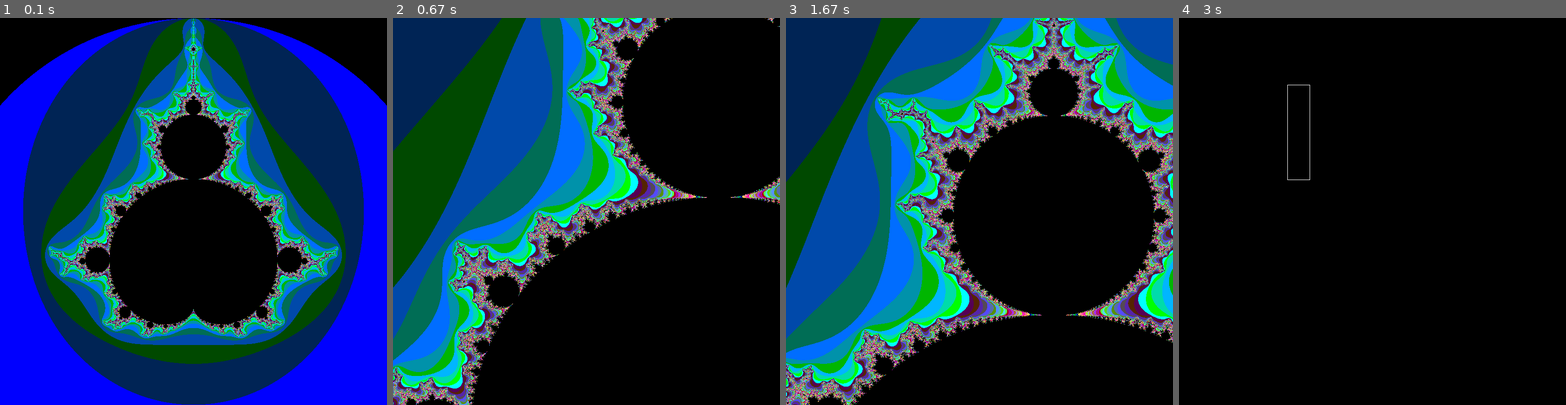
Above: before the commit, frames 1-4 (left to right).
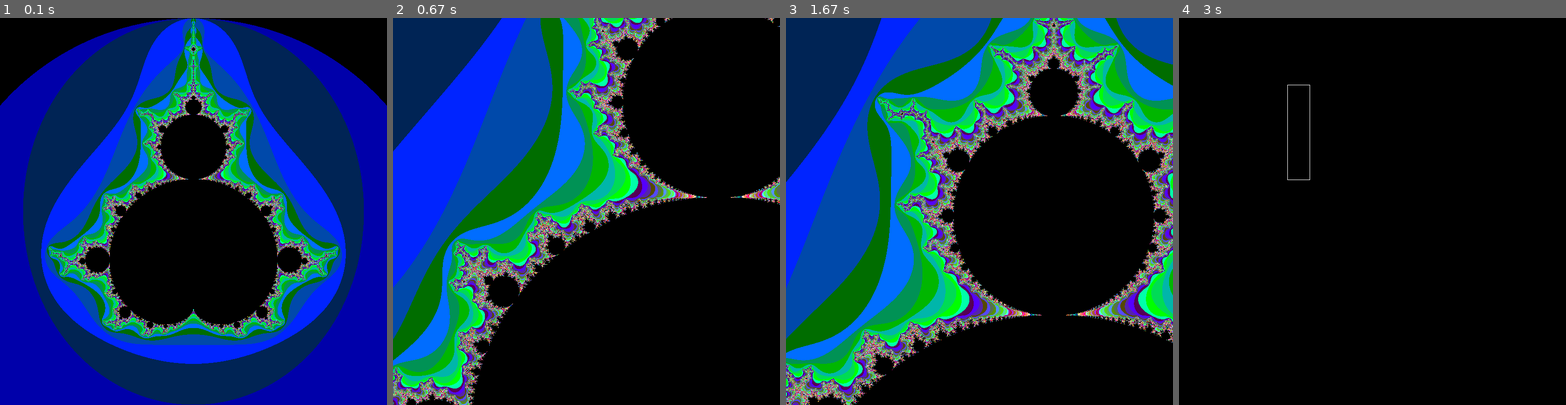
Above: after the commit, the same moments.

Repository: danadrianmirea/python-playground
Game: pygame game, started from mandelbrotViewer.py
Two runs of this game, one before a commit and one after it. Both use one fixed random seed, a clock stepped at 60 frames per second and the inputs below.
Inputs (mouse positions are in pixels of both pictures, inside the frame that each line leads up to):
- Up to frame 1 (0.1 s): no input
- Up to frame 2 (0.67 s): press the mouse at (493, 215) at 0.37 s; move the mouse to (559, 257) at 0.47 s; release the mouse at (625, 296) at 0.6 s
- Up to frame 3 (1.67 s): press the mouse at (886, 215) at 0.7 s; move the mouse to (882, 141) at 0.8 s; release the mouse at (878, 68) at 0.93 s; press the mouse at (886, 215) at 1.1 s; move the mouse to (936, 234) at 1.2 s; move the mouse to (983, 254) at 1.3 s; release the mouse at (983, 254) at 1.33 s; right-click (917, 83) at 1.47 s
- Up to frame 4 (3 s): press the mouse at (1310, 83) at 1.77 s; move the mouse to (1403, 141) at 1.87 s; move the mouse to (1492, 203) at 1.97 s; release the mouse at (1492, 203) at 2 s; press the mouse at (1310, 83) at 2.1 s; move the mouse to (1411, 184) at 2.2 s; move the mouse to (1507, 288) at 2.3 s; release the mouse at (1507, 288) at 2.33 s; press the mouse at (1310, 83) at 2.43 s; move the mouse to (1295, 180) at 2.53 s; move the mouse to (1279, 281) at 2.63 s; release the mouse at (1279, 281) at 2.67 s; press the mouse at (1310, 83) at 2.77 s; move the mouse to (1298, 134) at 2.87 s; move the mouse to (1287, 180) at 2.97 s

The runs differ from the first frame. In frame 1, 41% of the frame differs, in the area x 0-100%, y 0-100%; in frame 2, 23%; in frame 3, 26%; in frame 4, nothing differs.

Commit message:
improve mandelbrot precision

Diff:
--- a/mandelbrotViewer.py
+++ b/mandelbrotViewer.py
@@ -24,13 +24,17 @@
 current_pos = None
 
 def mandelbrot(h, w, x_min, x_max, y_min, y_max, max_iter):
-    x = np.linspace(x_min, x_max, w)
-    y = np.linspace(y_min, y_max, h)
+    # Use float64 for better precision
+    x = np.linspace(x_min, x_max, w, dtype=np.float64)
+    y = np.linspace(y_min, y_max, h, dtype=np.float64)
+
+    # Create complex array with float64 precision
     c = x[:, np.newaxis] + 1j * y
-    z = np.zeros_like(c)
+    z = np.zeros_like(c, dtype=np.complex128)
     mask = np.ones_like(c, dtype=bool)
     output = np.zeros_like(c, dtype=int)
 
+    # Optimize the calculation to reduce floating-point errors
     for i in range(max_iter):
         z[mask] = z[mask]**2 + c[mask]
         mask_new = abs(z) < 2
@@ -43,7 +47,8 @@
     global current_pixels
     if current_pixels is None:
         current_pixels = mandelbrot(HEIGHT, WIDTH, x_min, x_max, y_min, y_max, max_iter)
-    surface = pygame.surfarray.make_surface(current_pixels * 255 / max_iter)
+    # Convert to float64 for better precision in the display calculation
+    surface = pygame.surfarray.make_surface((current_pixels * 255.0 / max_iter).astype(np.uint8))
     screen.blit(surface, (0, 0))
     pygame.display.flip()
 
